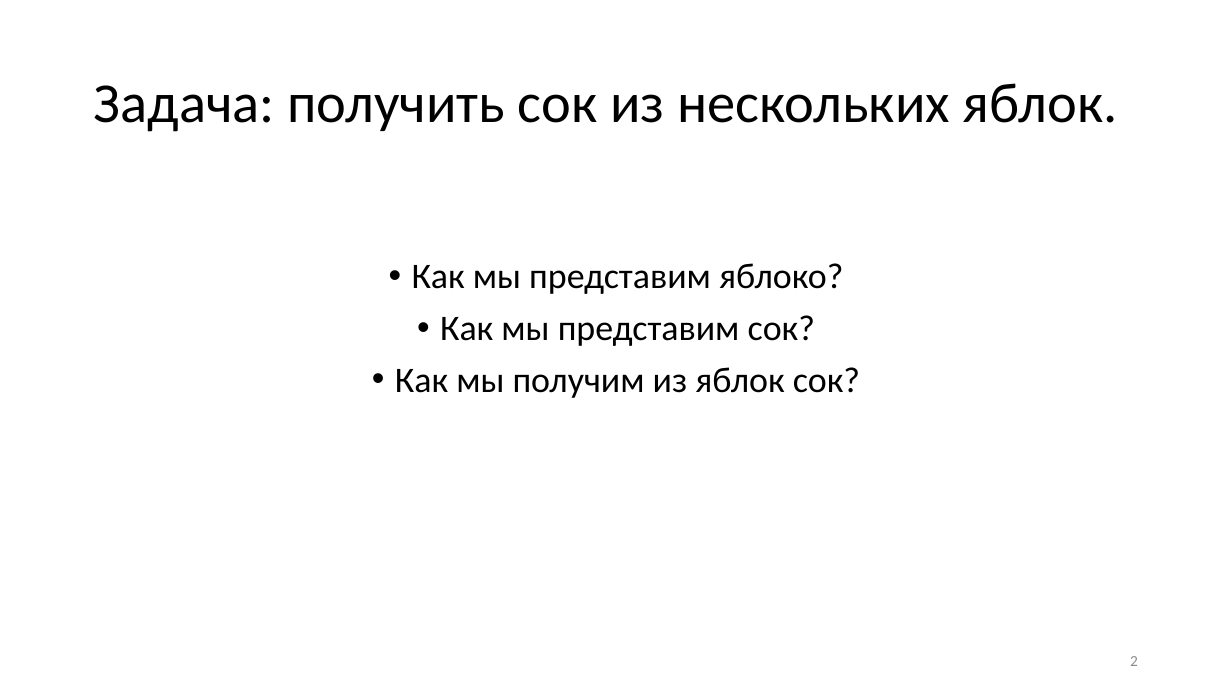
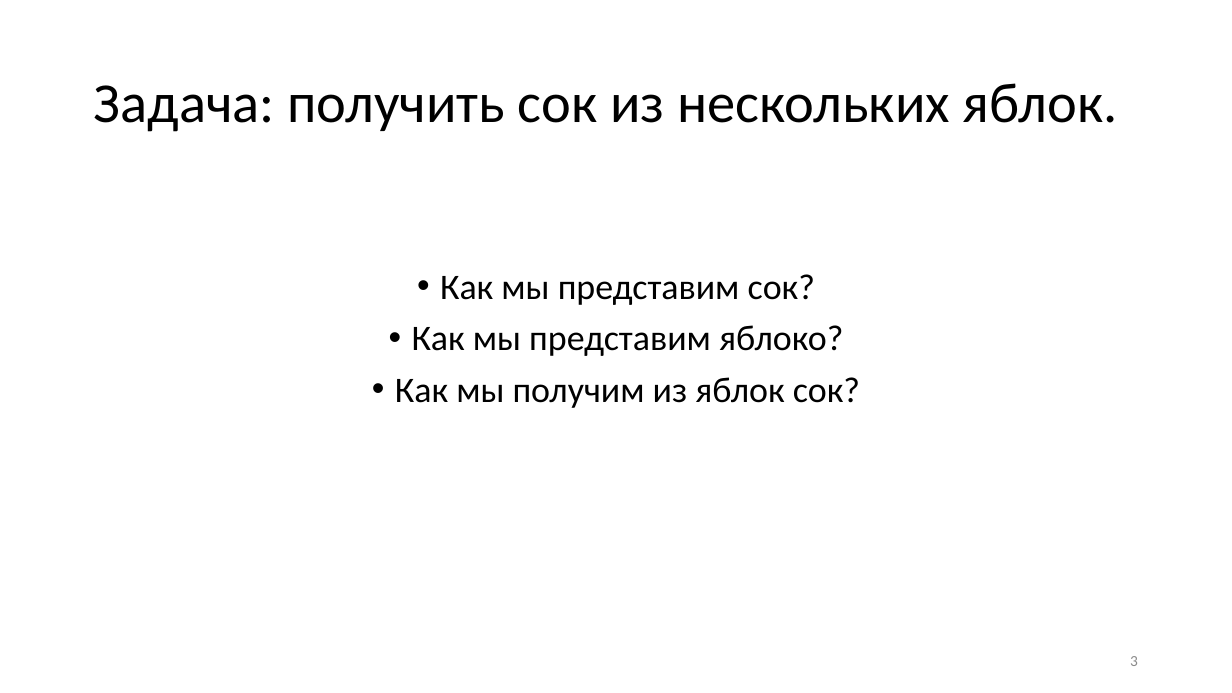
Before and after one commit to jokerexhuman/ScalaForLittle, a slide deck: slide 3 of scalaInPictures1.0.pptx (slide 2 before the commit). Drawn at 1232x693 pixels with LibreOffice and Linux fonts; fonts in the diff are those of the drawing. Boxes give left, top, right and bottom in pixels: in the first picture for what was removed or moved away, otherwise in the second. Text is boxed around its words. In the diff, an @@ line names an element or a change of style, - is before the commit and + after.

```diff
--- a/scalaInPictures1.0.pptx
+++ b/scalaInPictures1.0.pptx
@@ text "Как мы представим сок?": place and size @@
-text "Как мы представим сок?" at <box>395,263,860,398</box>
+text "Как мы представим сок?" at <box>395,274,860,408</box>
@@ text at <box>440,274,815,305</box>: paragraph added @@
+• Как мы представим сок?
@@ text at <box>440,315,815,346</box>: paragraph removed @@
-• Как мы представим сок?
@@ page number at <box>1130,656,1138,666</box>: text changed @@
-2
+3
```
Also in this commit, not shown: 6 other slides changed, 2 slides added, 1 other file.
